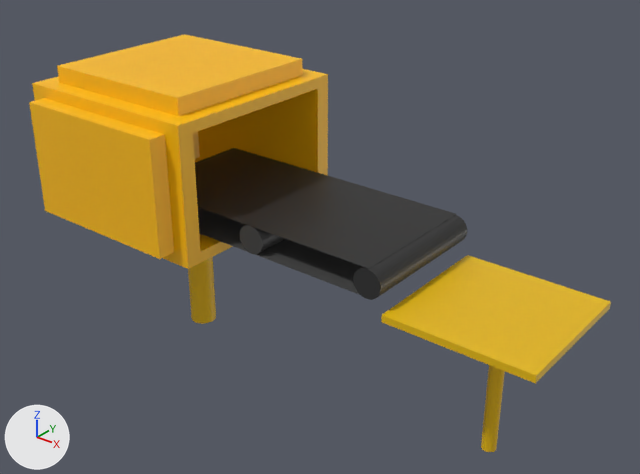
Before and after pictures for a commit that changed the glTF model assets/lopende-band.gltf.
Camera for both pictures: a camera (50 mm lens) standing at (6.73, -8.58, 6.72) and looking at (-0.09, -0.06, 1.43). The lights are fixed; the arrows at lower left show +X, +Y and +Z. Where no turn or scale is listed for an object, it has been applied to the vertices.
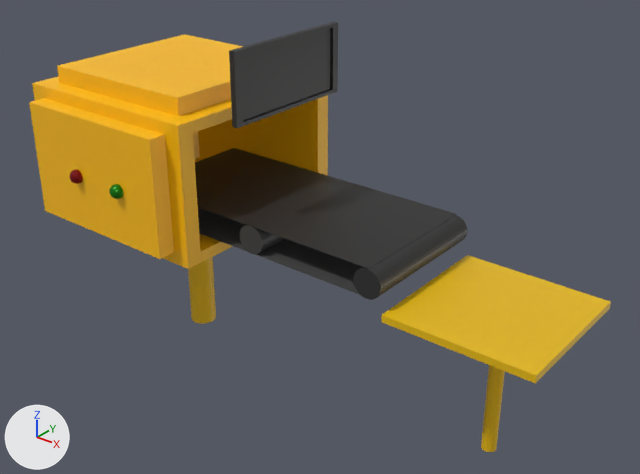
Commit message: lopende band + scherm text

The edits, one by one:
Material 'Material.013' (mat_material_013) is new.
Its base color is (0.00303, 0.202, 0.0) (dark green #0a7c00).
Its metallic is 0.441.
Its roughness is 0.243.
Material 'Material.014' (mat_material_014) is new.
Its base color is (0.233, 0.0, 0.00203) (red #850007).
Its metallic is 0.463.
Its roughness is 0.228.
Material 'Material.001' (mat_material_001) is new.
Its base color is (0.0204, 0.0204, 0.0204) (black #272727).
Mesh me_sphere_001 is new.
It is a UV sphere (32 segments, 16 rings, poles along z) spanning x -0.1..0.1, y -0.1..0.1, z -0.1..0.1.
It uses material mat_material_013 (dark green #0a7c00).
Mesh me_sphere is new.
It is a UV sphere (32 segments, 16 rings, poles along z) spanning x -0.1..0.1, y -0.1..0.1, z -0.1..0.1.
It uses material mat_material_014 (red #850007).
Mesh me_cube_003 is new.
It has 16 vertices, 28 faces and spans x -0.04..0.04, y -1.02..1.02, z -0.48..0.48.
It uses material mat_material_001 (black #272727).
Object 'Sphere.001' (ob_sphere_001) is new; it shows me_sphere_001.
Its location is (-2.16, -1.78, 2.13).
Object 'Sphere' (ob_sphere) is new; it shows me_sphere.
Its location is (-3.0, -1.78, 2.13).
Object 'Cube.005' (ob_cube_005) is new; it shows me_cube_003.
Its location is (-0.68, 0.0, 3.61).

What differs and where, as boxes (x1, y1, x2, y2) in the pictures (640 x 474 px):
'Cube.005', added (black)
    after: (229, 22, 338, 128)
'Sphere.001', added
    after: (109, 184, 123, 199)
'Sphere', added
    after: (69, 169, 83, 184)
